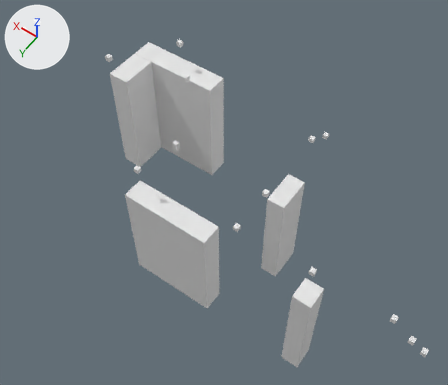
The OBJ model Assets/LevelData/Room3LevelData.obj as it was, and as the next commit left it.
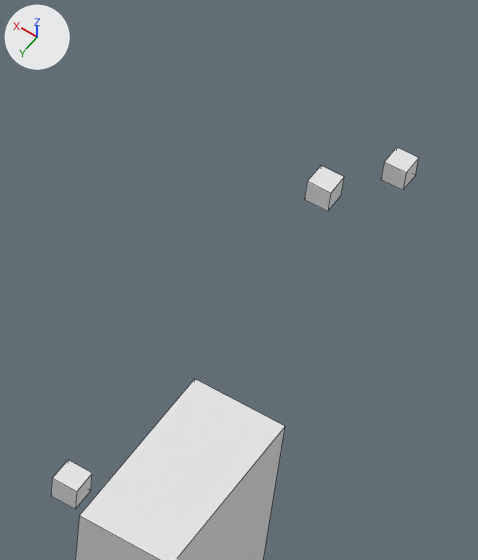
The first picture shows the older version from a 50 mm camera at (4.5, 176.5, 195.8) aimed at (101.5, 40.7, -17.6). The close-ups show both versions on the part from 56% to 76% of the width and 27% to 54% of the height of that picture; other places that the commit changed are outside them. The axes (+X, +Y, +Z) are drawn at upper left. The lights are the same throughout. The close-ups show mesh edges as thin lines. Where no turn or scale is listed for an object, it has been applied to the vertices.

The scene before the commit, as lines of its bpy script (objects in view):
```python
me_hurtbox_cube_078 = bpy.data.meshes.new('Hurtbox_Cube.078')
me_hurtbox_cube_078.from_pydata(...)  # a box spanning x 72.0..80.0, y 23.9..40.2, z -60.7..-6.4
me_light_001_cube_067 = bpy.data.meshes.new('Light.001_Cube.067')
me_light_001_cube_067.from_pydata(...)  # a box spanning x 75.13..77.13, y 47.74..49.74, z 8.18..10.18
me_light_cube_066 = bpy.data.meshes.new('Light_Cube.066')
me_light_cube_066.from_pydata(...)  # a box spanning x 75.13..77.13, y 13.38..15.38, z 8.18..10.18
ob_hurtbox_cube_078 = bpy.data.objects.new('Hurtbox_Cube.078', me_hurtbox_cube_078)
ob_hurtbox_cube_078.location = (0.0, 0.0, 0.0)
ob_light_001_cube_067 = bpy.data.objects.new('Light.001_Cube.067', me_light_001_cube_067)
ob_light_001_cube_067.location = (0.0, 0.0, 0.0)
ob_light_cube_066 = bpy.data.objects.new('Light_Cube.066', me_light_cube_066)
ob_light_cube_066.location = (0.0, 0.0, 0.0)
# also in view: 'Exit_270.0_Cube.063' at (76.1, 0.7, -0.5)
```
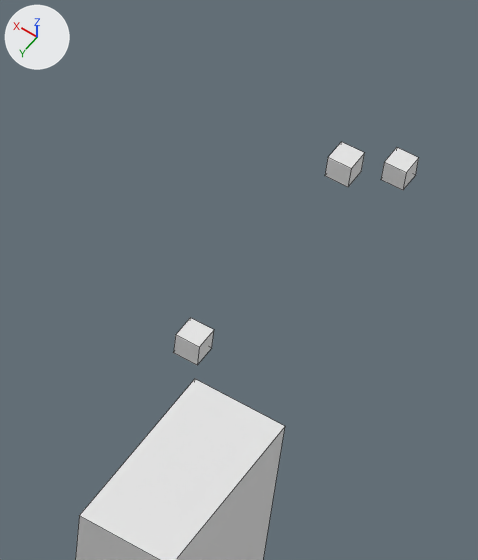
Location of each change, [x1, y1, x2, y2] in pixels of the close-ups (478 x 560 px):
'Light.001_Cube.067', mesh moved
    before: [51, 460, 92, 509]
    after: [173, 318, 214, 365]
'Light_Cube.066', mesh moved
    before: [304, 166, 344, 211]
    after: [325, 142, 365, 187]

The change, as a list of edits to the scene's bpy script:
```text
Change me_light_001_cube_067:
    where me_light_001_cube_067.from_pydata(...)  # 8 vertices, 6 faces; spans x 75.13..77.13, y 47.74..49.74, z 8.18..10.18
    used by ob_light_001_cube_067; location = (0.0, 0.0, 0.0)
    me_light_001_cube_067 part 1: the whole mesh is moved by (0.0, -16.0, 0.0)
Change me_light_cube_066:
    where me_light_cube_066.from_pydata(...)  # 8 vertices, 6 faces; spans x 75.13..77.13, y 13.38..15.38, z 8.18..10.18
    used by ob_light_cube_066; location = (0.0, 0.0, 0.0)
    me_light_cube_066 part 2: the whole mesh is moved by (0.0, -3.0, 0.0)
```
